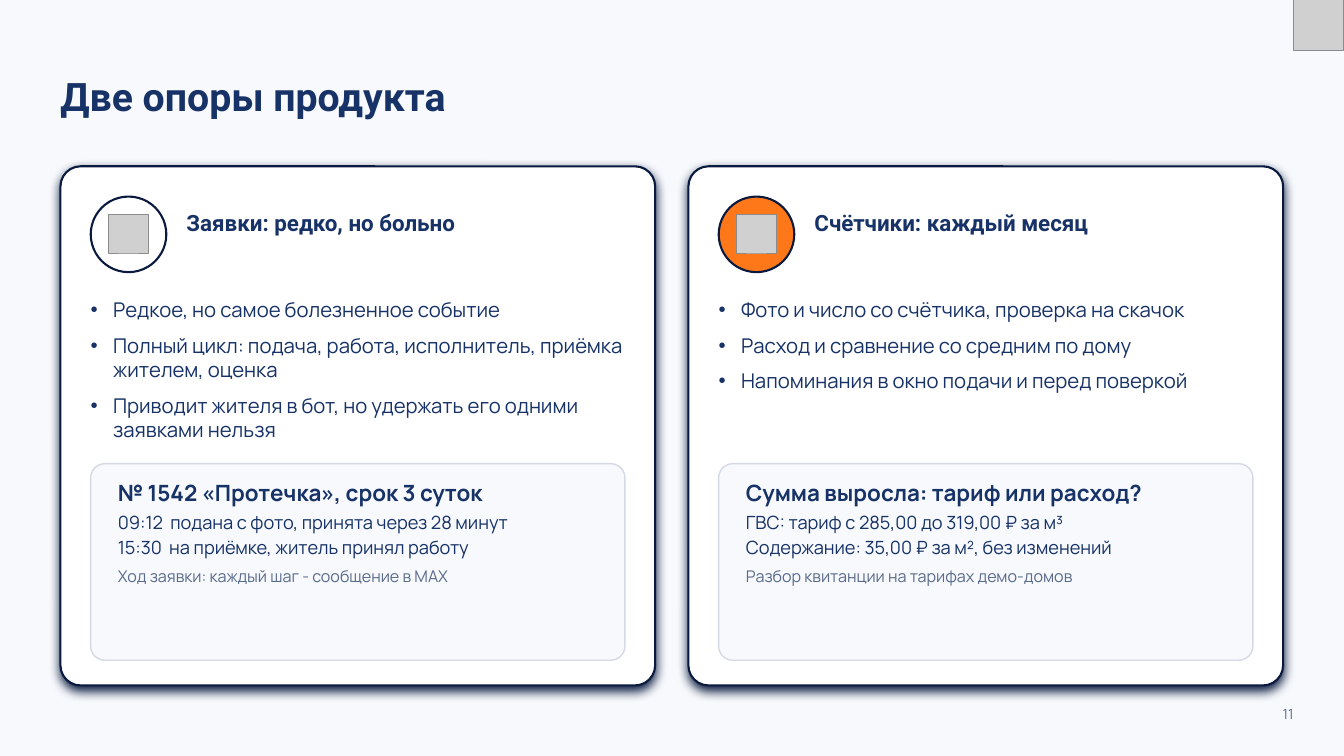
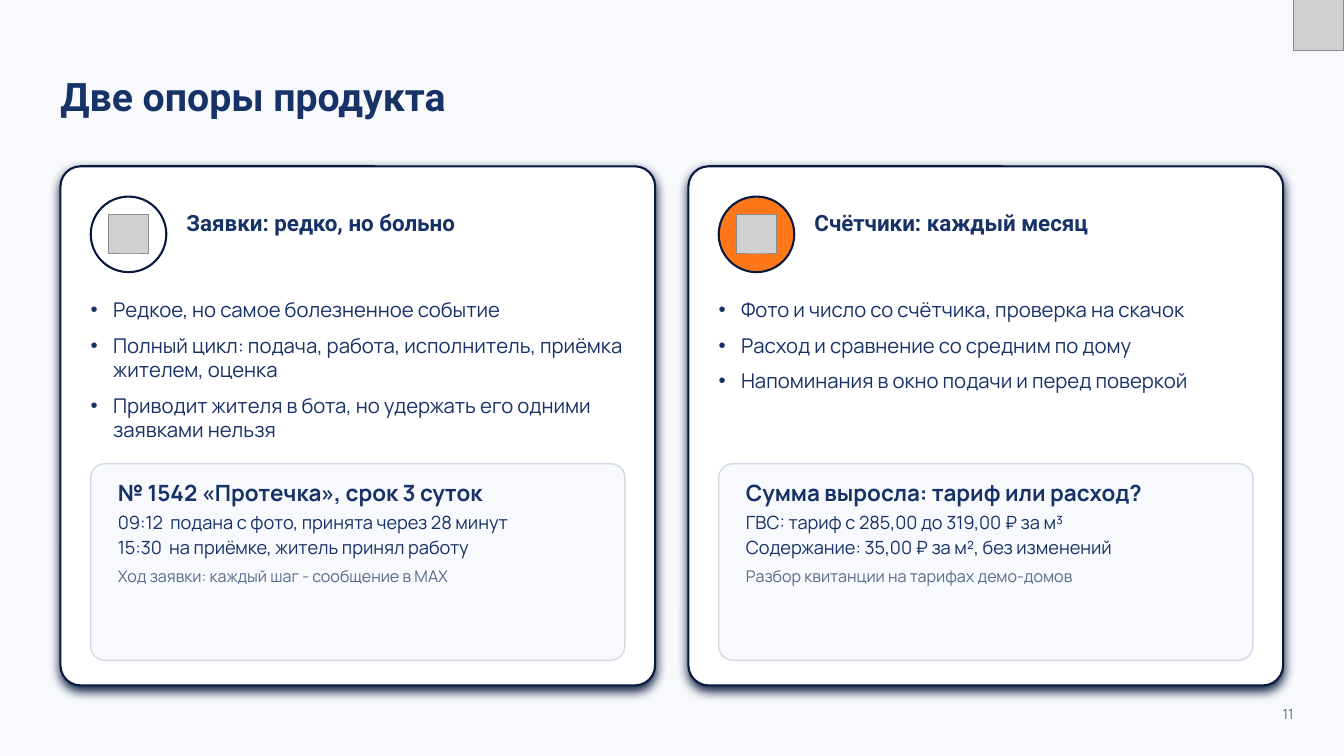
Before and after one commit to K1rL3s/vkmax-mobilization, a slide deck: slide 11 of docs/preza/zheka.pptx. Drawn at 1344x756 pixels with LibreOffice and Linux fonts; fonts in the diff are those of the drawing; grey boxes stand for pictures. Boxes give left, top, right and bottom in pixels: in the first picture for what was removed or moved away, otherwise in the second. Text is boxed around its words. In the diff, an @@ line names an element or a change of style, - is before the commit and + after.

```diff
--- a/docs/preza/zheka.pptx
+++ b/docs/preza/zheka.pptx
@@ text at [113, 398, 590, 438]: text changed @@
-• Приводит жителя в бот, но удержать его одними заявками нельзя
+• Приводит жителя в бота, но удержать его одними заявками нельзя
```
Also in this commit, not shown: 4 other slides changed, 3 other files.
